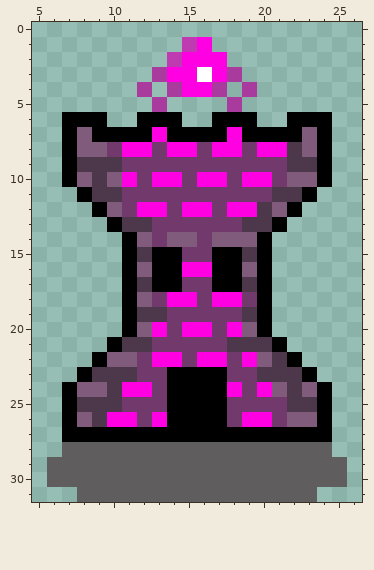
A pixel-art sprite gets an edit: assets/Towers/idle/BasicTower/tower2.png. Above is the file before it was changed.
The file is 32x32 pixels. Colours within 5 levels of each other are drawn and written as one. Shown: x 5..26, y 0..31.
New version:
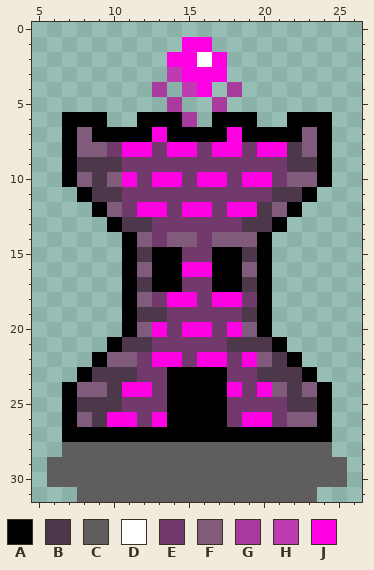
Palette (. is transparent): A #000000  B #4d384b  C #605d5f  D #ffffff  E #723a6c  F #805b7c  G #a83b9d  H #bf3bb1  J #ff00e3
From old to new:
y 1: x 15 H -> J
y 2: x 14 H -> J; x 16 J -> D
y 3: x 13..14 GJ -> .H; x 16 D -> J; x 18 G -> .
y 4: x 12..15 G.GJ -> .G.H; x 17..19 G.G -> .G.
y 5: x 13..14 G. -> .G; x 17..18 .G -> G.
y 6: x 15 . -> G
Changed places in both pictures, as pixel boxes (x1, y1, x2, y2):
changed: (137, 37, 257, 127)
